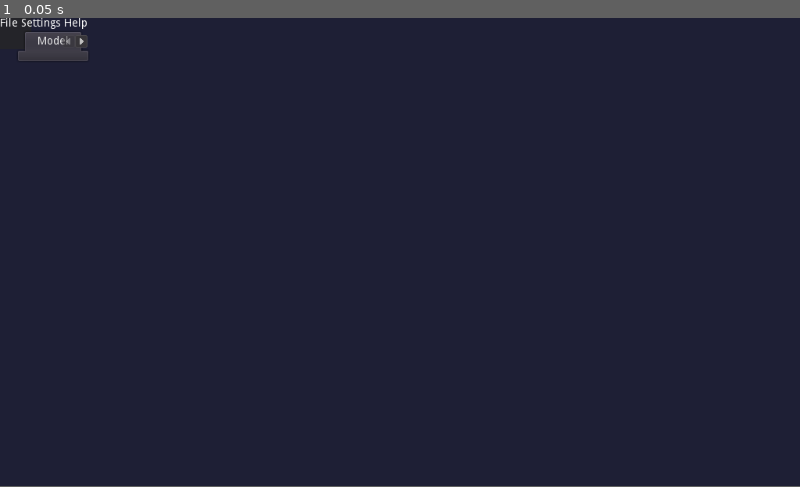
Above: before the commit, frame 1.
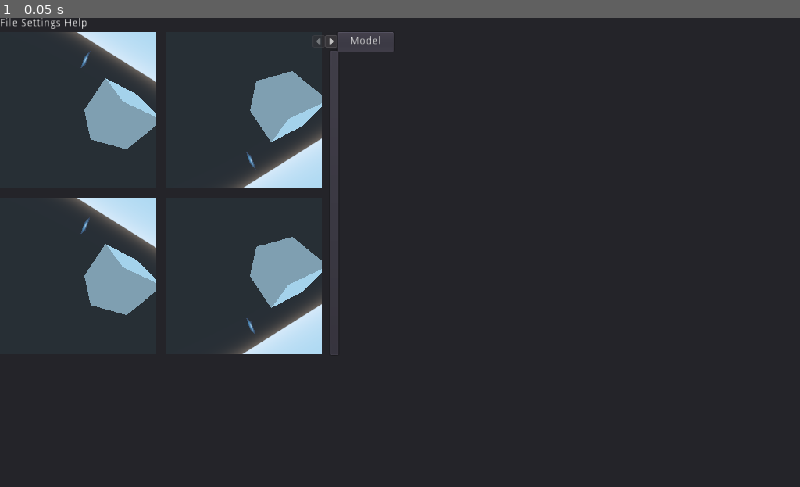
Above: after the commit, the same moment.

Repository: l1npengtul/open2dholo
Game: Godot game, scene res://Open2DH.tscn
Two runs of this game, one before a commit and one after it. Both use one fixed random seed, a clock stepped at 60 frames per second and the inputs below. The engine's default icon, where the game draws it, is replaced by a stand-in: a white triangle on a blue panel in a dark square.
Inputs:
- Up to frame 1 (0.05 s): no input
In our replay, the window is 800x468 before the commit and 800x469 after it. These sizes can differ from the game's own. Grey fills any space a smaller window leaves; there, only what the larger window draws over its background counts as a difference.

The runs differ from the first frame. In frame 1, 8.0% of the frame differs, in the area x 0-50%, y 0-72%.

Commit message:
more messing around with viewports

Diff:
--- a/Open2DH.tscn
+++ b/Open2DH.tscn
@@ -1,6 +1,12 @@
-[gd_scene load_steps=2 format=2]
+[gd_scene load_steps=4 format=2]
 
-[sub_resource type="World" id=1]
+[ext_resource path="res://test_wrld.tscn" type="PackedScene" id=1]
+
+[sub_resource type="ViewportTexture" id=1]
+viewport_path = NodePath("Open2GHMainUINode/Panel/VBoxContainer/HSplitContainer/HSplitContainer/VSplitContainer2/ViewportContainer/Viewport")
+
+[sub_resource type="ViewportTexture" id=2]
+viewport_path = NodePath("Open2GHMainUINode/Panel/VBoxContainer/HSplitContainer/HSplitContainer/VSplitContainer2/ViewportContainer2/Viewport")
 
 [node name="Open2DH" type="Control"]
 anchor_right = 1.0
@@ -29,8 +35,8 @@
 }
 
 [node name="Panel" type="Panel" parent="Open2GHMainUINode"]
-margin_right = 40.0
-margin_bottom = 40.0
+margin_right = 1056.0
+margin_bottom = 613.0
 __meta__ = {
 "_edit_use_anchors_": false
 }
@@ -43,7 +49,7 @@
 }
 
 [node name="HBoxContainer" type="HBoxContainer" parent="Open2GHMainUINode/Panel/VBoxContainer"]
-margin_right = 112.0
+margin_right = 432.0
 margin_bottom = 14.0
 
 [node name="HBoxContainer" type="HBoxContainer" parent="Open2GHMainUINode/Panel/VBoxContainer/HBoxContainer"]
@@ -69,60 +75,81 @@
 
 [node name="HSplitContainer" type="HSplitContainer" parent="Open2GHMainUINode/Panel/VBoxContainer"]
 margin_top = 18.0
-margin_right = 112.0
-margin_bottom = 54.0
+margin_right = 432.0
+margin_bottom = 430.0
+grow_horizontal = 2
+grow_vertical = 2
+size_flags_horizontal = 3
+size_flags_vertical = 3
 
 [node name="HSplitContainer" type="HSplitContainer" parent="Open2GHMainUINode/Panel/VBoxContainer/HSplitContainer"]
-margin_right = 12.0
-margin_bottom = 36.0
+margin_right = 412.0
+margin_bottom = 412.0
 
 [node name="VSplitContainer2" type="VSplitContainer" parent="Open2GHMainUINode/Panel/VBoxContainer/HSplitContainer/HSplitContainer"]
-margin_bottom = 36.0
+margin_right = 200.0
+margin_bottom = 412.0
+rect_min_size = Vector2( 100, 100 )
+size_flags_horizontal = 3
+size_flags_vertical = 3
 
 [node name="ViewportContainer" type="ViewportContainer" parent="Open2GHMainUINode/Panel/VBoxContainer/HSplitContainer/HSplitContainer/VSplitContainer2"]
+margin_right = 200.0
+margin_bottom = 200.0
+rect_min_size = Vector2( 200, 200 )
+size_flags_horizontal = 0
+size_flags_vertical = 0
 stretch = true
 
 [node name="Viewport" type="Viewport" parent="Open2GHMainUINode/Panel/VBoxContainer/HSplitContainer/HSplitContainer/VSplitContainer2/ViewportContainer"]
-size = Vector2( 600, 600 )
-size_override_stretch = true
-world = SubResource( 1 )
-handle_input_locally = false
-render_target_update_mode = 3
-
-[node name="ViewportContainer2" type="ViewportContainer" parent="Open2GHMainUINode/Panel/VBoxContainer/HSplitContainer/HSplitContainer/VSplitContainer2"]
-margin_top = 12.0
-margin_bottom = 36.0
-stretch = true
-
-[node name="Viewport" type="Viewport" parent="Open2GHMainUINode/Panel/VBoxContainer/HSplitContainer/HSplitContainer/VSplitContainer2/ViewportContainer2"]
-size = Vector2( 0, 24 )
+size = Vector2( 200, 200 )
 size_override_stretch = true
 handle_input_locally = false
 render_target_update_mode = 3
 
-[node name="VSplitContainer" type="VSplitContainer" parent="Open2GHMainUINode/Panel/VBoxContainer/HSplitContainer/HSplitContainer"]
-margin_left = 12.0
-margin_right = 12.0
-margin_bottom = 36.0
+[node name="Spatial" parent="Open2GHMainUINode/Panel/VBoxContainer/HSplitContainer/HSplitContainer/VSplitContainer2/ViewportContainer/Viewport" instance=ExtResource( 1 )]
 
-[node name="ViewportContainer" type="ViewportContainer" parent="Open2GHMainUINode/Panel/VBoxContainer/HSplitContainer/HSplitContainer/VSplitContainer"]
+[node name="ViewportContainer2" type="ViewportContainer" parent="Open2GHMainUINode/Panel/VBoxContainer/HSplitContainer/HSplitContainer/VSplitContainer2"]
+margin_top = 212.0
+margin_right = 200.0
+margin_bottom = 412.0
+rect_min_size = Vector2( 200, 200 )
+size_flags_horizontal = 0
+size_flags_vertical = 2
+stretch = true
 
-[node name="Viewport" type="Viewport" parent="Open2GHMainUINode/Panel/VBoxContainer/HSplitContainer/HSplitContainer/VSplitContainer/ViewportContainer"]
+[node name="Viewport" type="Viewport" parent="Open2GHMainUINode/Panel/VBoxContainer/HSplitContainer/HSplitContainer/VSplitContainer2/ViewportContainer2"]
+size = Vector2( 200, 200 )
+size_override_stretch = true
 handle_input_locally = false
 render_target_update_mode = 3
 
-[node name="ViewportContainer2" type="ViewportContainer" parent="Open2GHMainUINode/Panel/VBoxContainer/HSplitContainer/HSplitContainer/VSplitContainer"]
-margin_top = 12.0
-margin_bottom = 36.0
+[node name="Spatial" parent="Open2GHMainUINode/Panel/VBoxContainer/HSplitContainer/HSplitContainer/VSplitContainer2/ViewportContainer2/Viewport" instance=ExtResource( 1 )]
 
-[node name="Viewport" type="Viewport" parent="Open2GHMainUINode/Panel/VBoxContainer/HSplitContainer/HSplitContainer/VSplitContainer/ViewportContainer2"]
-handle_input_locally = false
-render_target_update_mode = 3
+[node name="VSplitContainer" type="VSplitContainer" parent="Open2GHMainUINode/Panel/VBoxContainer/HSplitContainer/HSplitContainer"]
+margin_left = 212.0
+margin_right = 412.0
+margin_bottom = 412.0
+
+[node name="TextureRect" type="TextureRect" parent="Open2GHMainUINode/Panel/VBoxContainer/HSplitContainer/HSplitContainer/VSplitContainer"]
+margin_right = 200.0
+margin_bottom = 200.0
+size_flags_horizontal = 0
+size_flags_vertical = 0
+texture = SubResource( 1 )
+
+[node name="TextureRect2" type="TextureRect" parent="Open2GHMainUINode/Panel/VBoxContainer/HSplitContainer/HSplitContainer/VSplitContainer"]
+margin_top = 212.0
+margin_right = 200.0
+margin_bottom = 412.0
+size_flags_horizontal = 0
+size_flags_vertical = 0
+texture = SubResource( 2 )
 
 [node name="TabContainer" type="TabContainer" parent="Open2GHMainUINode/Panel/VBoxContainer/HSplitContainer"]
-margin_left = 24.0
-margin_right = 112.0
-margin_bottom = 36.0
+margin_left = 424.0
+margin_right = 432.0
+margin_bottom = 412.0
 tab_align = 0
 
 [node name="Model" type="Control" parent="Open2GHMainUINode/Panel/VBoxContainer/HSplitContainer/TabContainer"]
@@ -150,3 +177,6 @@
 margin_top = 32.0
 margin_right = -4.0
 margin_bottom = -4.0
+
+[node name="Spatial" type="Spatial" parent="."]
+transform = Transform( 1, 0, 0, 0, 1, 0, 0, 0, 1, 0, 0, -2.55906 )
--- a/project.godot
+++ b/project.godot
@@ -19,6 +19,11 @@
 run/main_scene="res://Open2DH.tscn"
 config/icon="res://icon.png"
 
+[display]
+
+window/stretch/mode="2d"
+window/stretch/aspect="expand"
+
 [editor_plugins]
 
 enabled=PoolStringArray( "zylann.editor_debugger" )
--- a/test_wrld.tscn
+++ b/test_wrld.tscn
@@ -5,13 +5,16 @@
 [sub_resource type="CubeMesh" id=1]
 
 [node name="Spatial" type="Spatial"]
-transform = Transform( 0.788289, 0.479397, 0.385718, -0.602178, 0.729866, 0.323538, -0.12642, -0.487313, 0.864028, 0, 0, 0 )
 
 [node name="Sprite3D" type="Sprite3D" parent="."]
 transform = Transform( 0.57382, 0.818982, -2.98023e-08, -0.818981, 0.57382, -1.49012e-07, 2.98023e-08, -2.98023e-08, 1, -1.38877, 1.52592, 0.657422 )
 texture = ExtResource( 1 )
 
 [node name="MeshInstance" type="MeshInstance" parent="."]
-transform = Transform( 1, 1.86265e-08, 1.49012e-08, 1.3411e-07, 1, -5.96046e-08, 1.49012e-08, 0, 1, -0.120665, 0.333554, -0.0665155 )
+transform = Transform( 1, 1.15484e-07, 6.70552e-08, 1.41561e-07, 1, 5.96046e-07, 3.72529e-08, -6.25849e-07, 1, -0.181775, 0.297875, -1.52775 )
 mesh = SubResource( 1 )
 material/0 = null
+
+[node name="Camera" type="Camera" parent="."]
+transform = Transform( 0.0814564, -0.602178, 0.794196, 0.459306, 0.729866, 0.506293, -0.884535, 0.323538, 0.336036, 3.67964, 2.23753, 1.83551 )
+current = true
